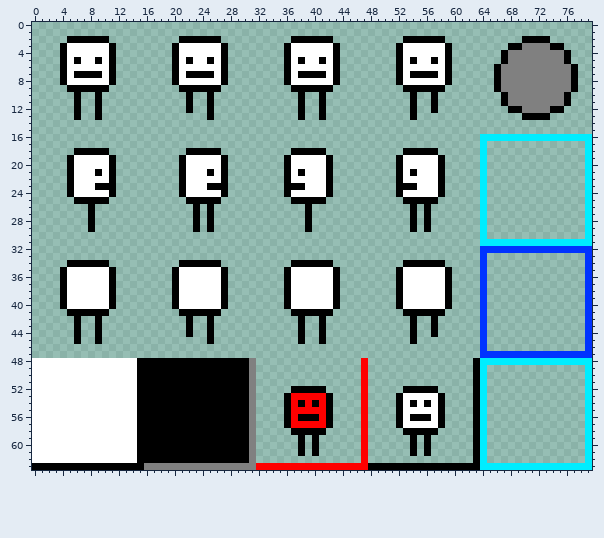
Sprite sheet -- assets/tileset.png. Above is the file before it was changed.
The file is 80x64 pixels.
After the commit:
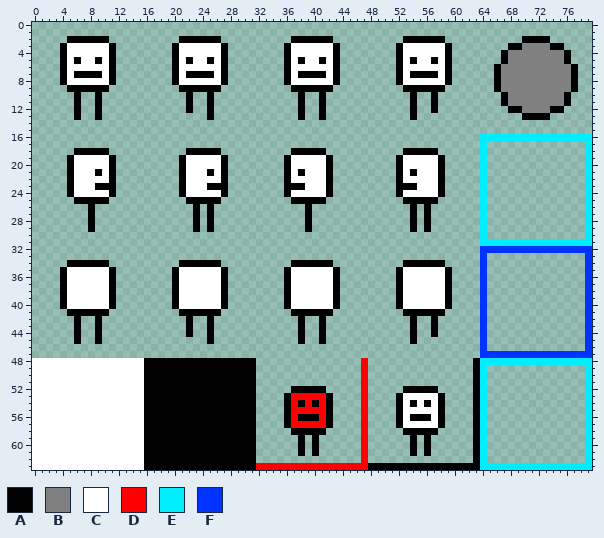
Palette (. is transparent): A #000000  B #808080  C #ffffff  D #ff0000  E #00edff  F #0033ff
Edits made:
Changed rows in their new state; - is an unchanged pixel.
first column x 0:
48 ---------------C---------------A
49 ---------------C---------------A
50 ---------------C---------------A
51 ---------------C---------------A
52 ---------------C---------------A
53 ---------------C---------------A
54 ---------------C---------------A
55 ---------------C---------------A
56 ---------------C---------------A
57 ---------------C---------------A
58 ---------------C---------------A
59 ---------------C---------------A
60 ---------------C---------------A
61 ---------------C---------------A
62 ---------------C---------------A
63 CCCCCCCCCCCCCCCCAAAAAAAAAAAAAAAA
Boxes around the changes in both pictures, in picture pixels (x1, y1, x2, y2):
changed: (32, 358, 256, 470)
